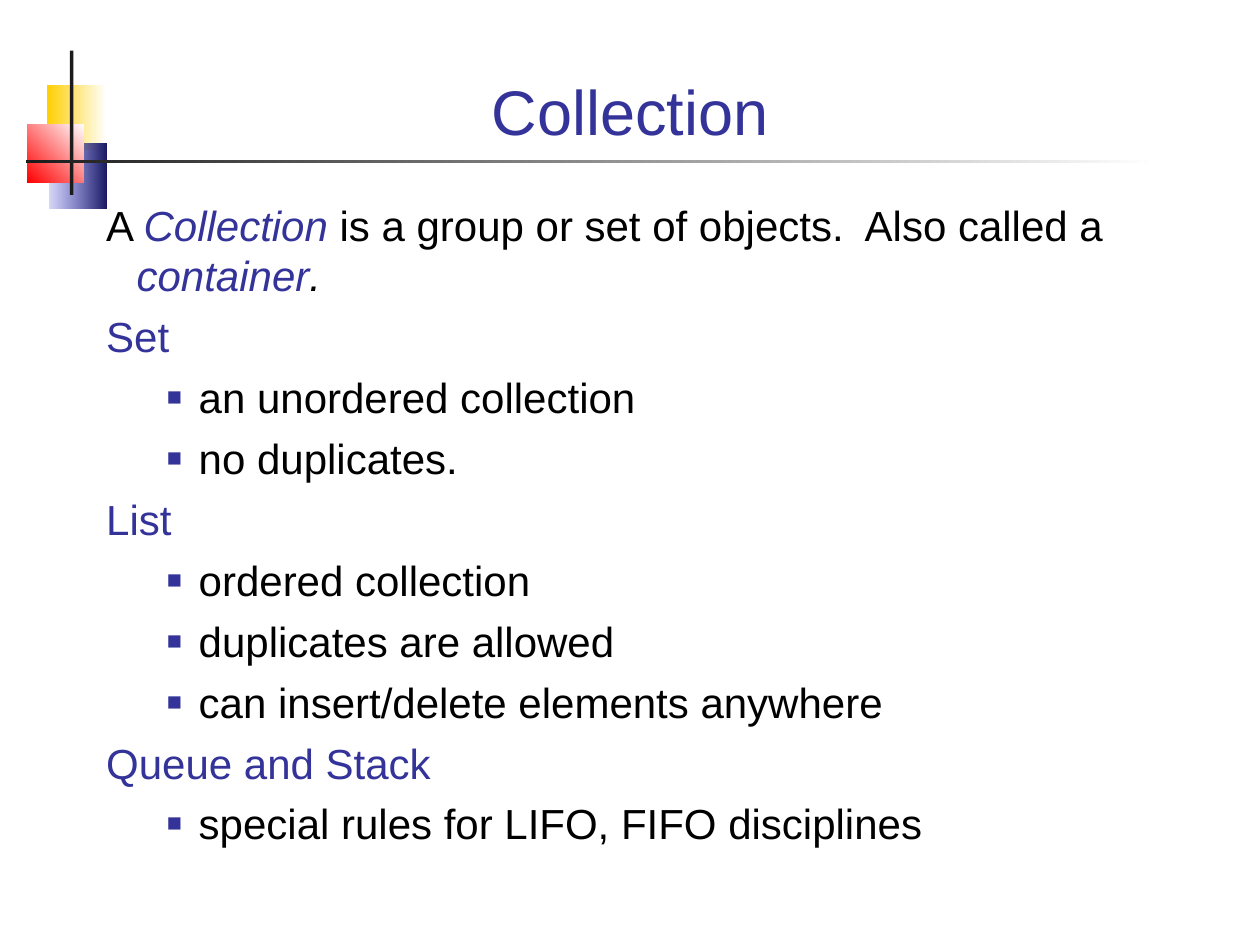
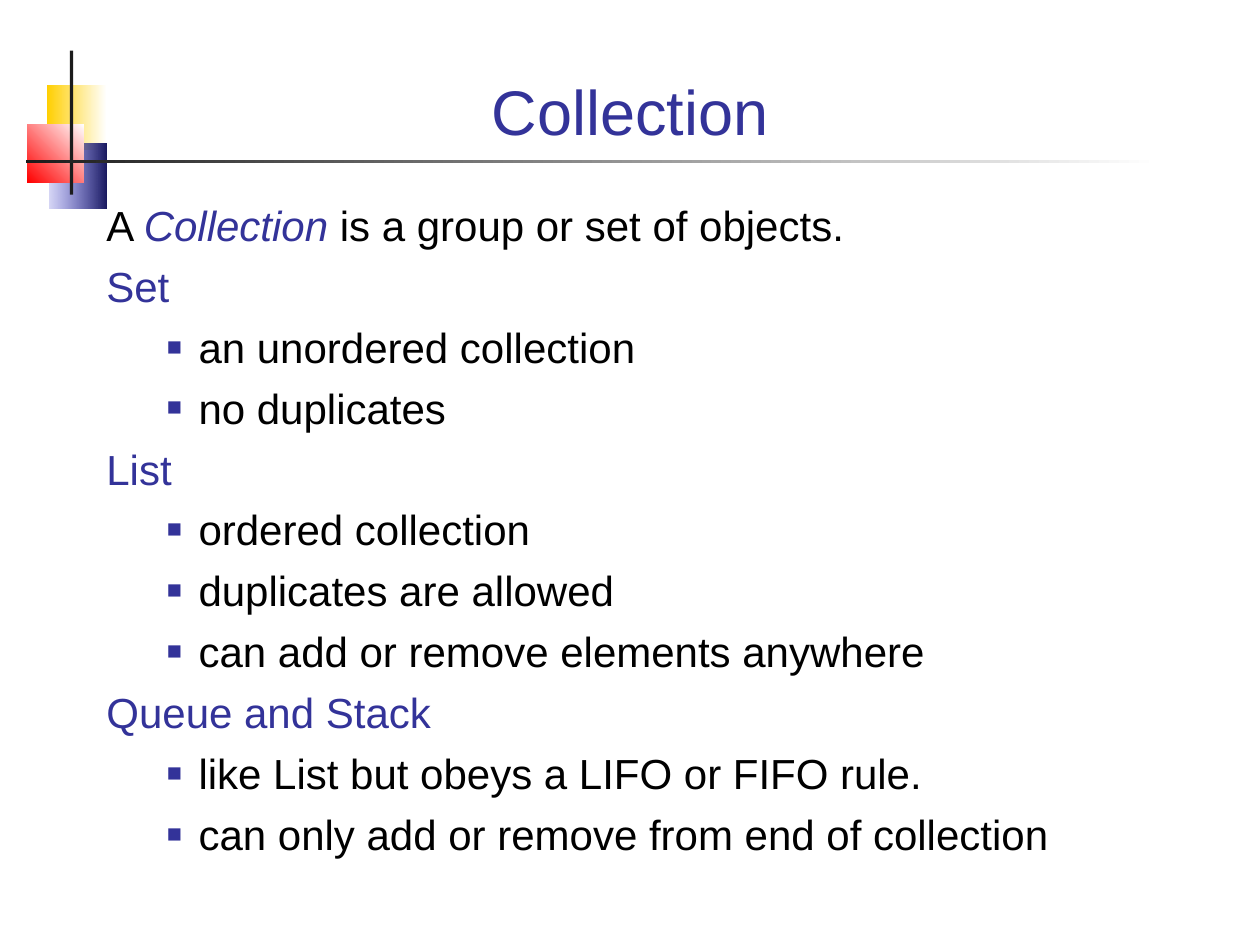
Before and after one commit to skeoop/skeoop.github.io, a slide deck: slide 2 of week3/Collections.ppt. Drawn at 1260x945 pixels with LibreOffice and Linux fonts; fonts in the diff are those of the drawing. Boxes give left, top, right and bottom in pixels: in the first picture for what was removed or moved away, otherwise in the second. Text is boxed around its words. In the diff, an @@ line names an element or a change of style, - is before the commit and + after.

```diff
--- a/week3/Collections.ppt
+++ b/week3/Collections.ppt
@@ text at [106,207,844,249]: text changed @@
-A Collection is a group or set of objects. Also called a container.
+A Collection is a group or set of objects.
@@ text at [199,393,446,432]: text changed @@
-  ■ no duplicates.
+  ■ no duplicates
@@ text at [199,636,924,676]: text changed @@
-  ■ can insert/delete elements anywhere
+  ■ can add or remove elements anywhere
@@ text at [199,758,1048,858]: text changed @@
-  ■ special rules for LIFO, FIFO disciplines
+  ■ like List but obeys a LIFO or FIFO rule.
+  ■ can only add or remove from end of collection
```
Also in this commit, not shown: 8 other slides changed, 5 slides added, 3 other files.
